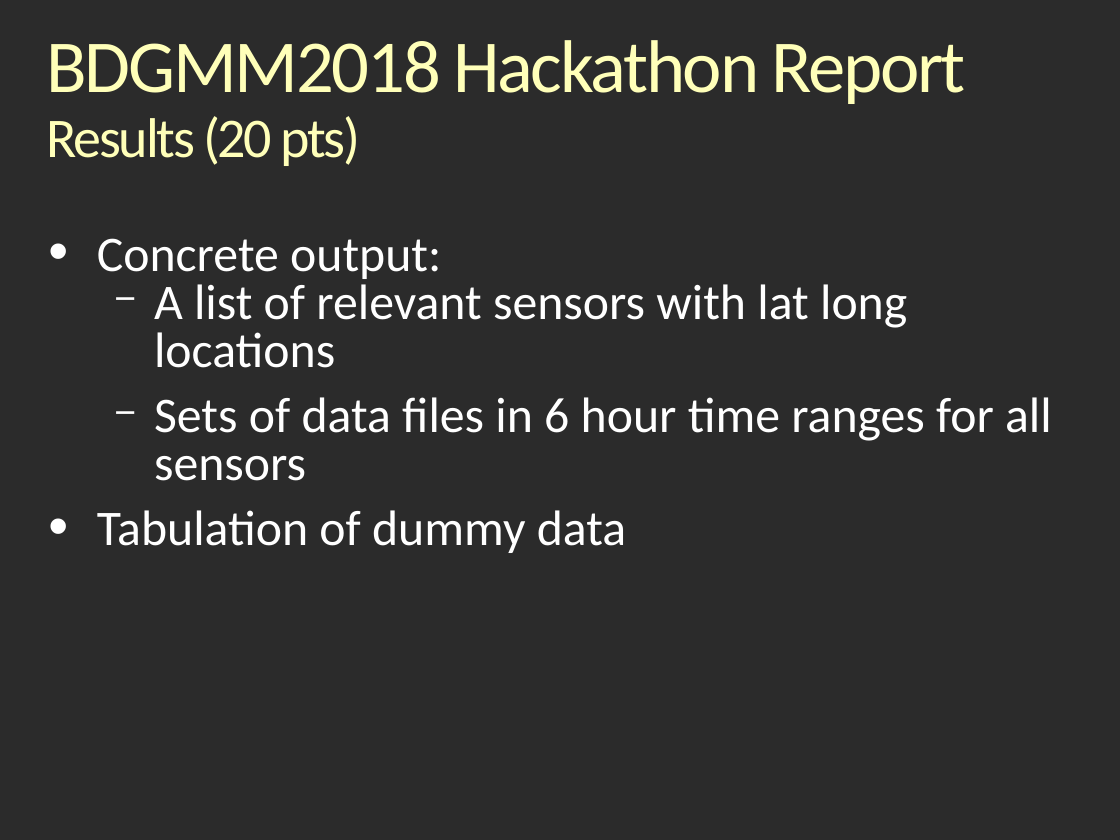
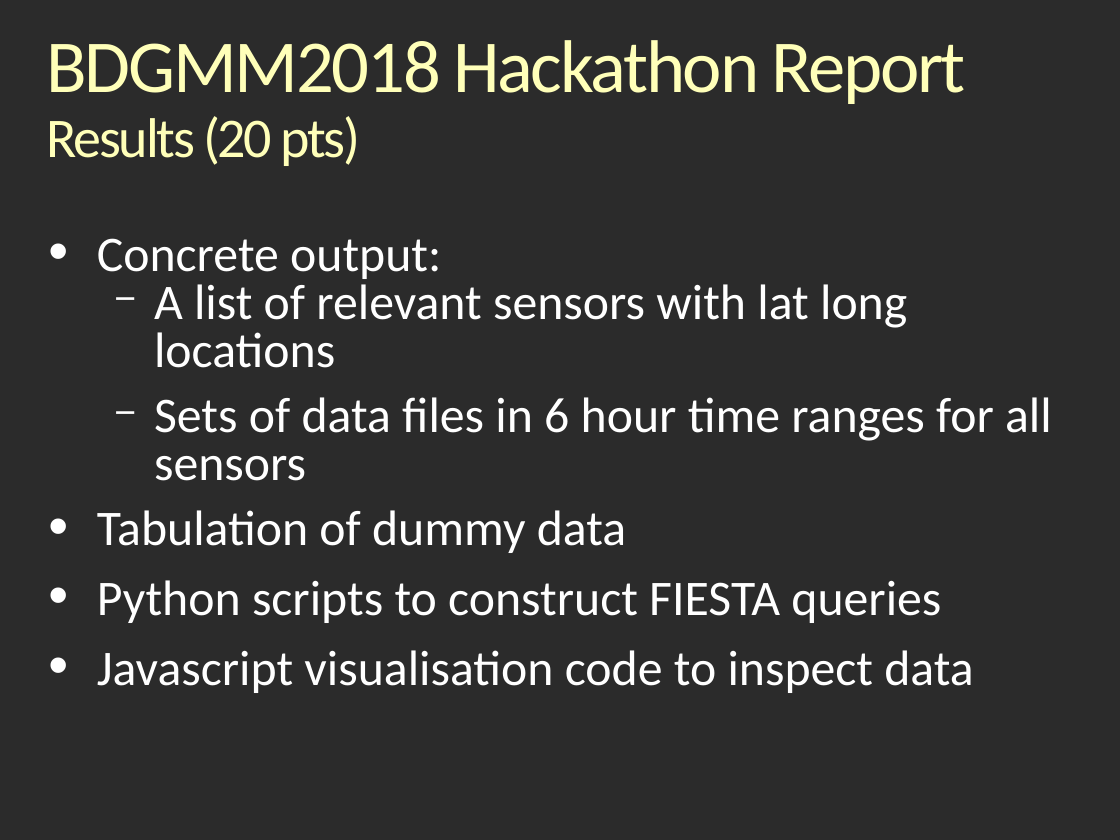
Before and after one commit to rjaduthie/bdgmm-hackathon-berlin-2018, a slide deck: slide 6 of BDMM18_Hackathonv_Report_Linuxy.odp. Drawn at 1120x840 pixels with LibreOffice and Linux fonts; fonts in the diff are those of the drawing; background and template pictures are left out; a plain dark background stands for a picture behind light text. Boxes give left, top, right and bottom in pixels: in the first picture for what was removed or moved away, otherwise in the second. Text is boxed around its words. In the diff, an @@ line names an element or a change of style, - is before the commit and + after.

Commit message:
Added code bragging

```diff
--- a/BDMM18_Hackathonv_Report_Linuxy.odp
+++ b/BDMM18_Hackathonv_Report_Linuxy.odp
@@ text at bbox=[97, 580, 973, 693]: paragraphs added @@
+• Python scripts to construct FIESTA queries
+• Javascript visualisation code to inspect data
```
